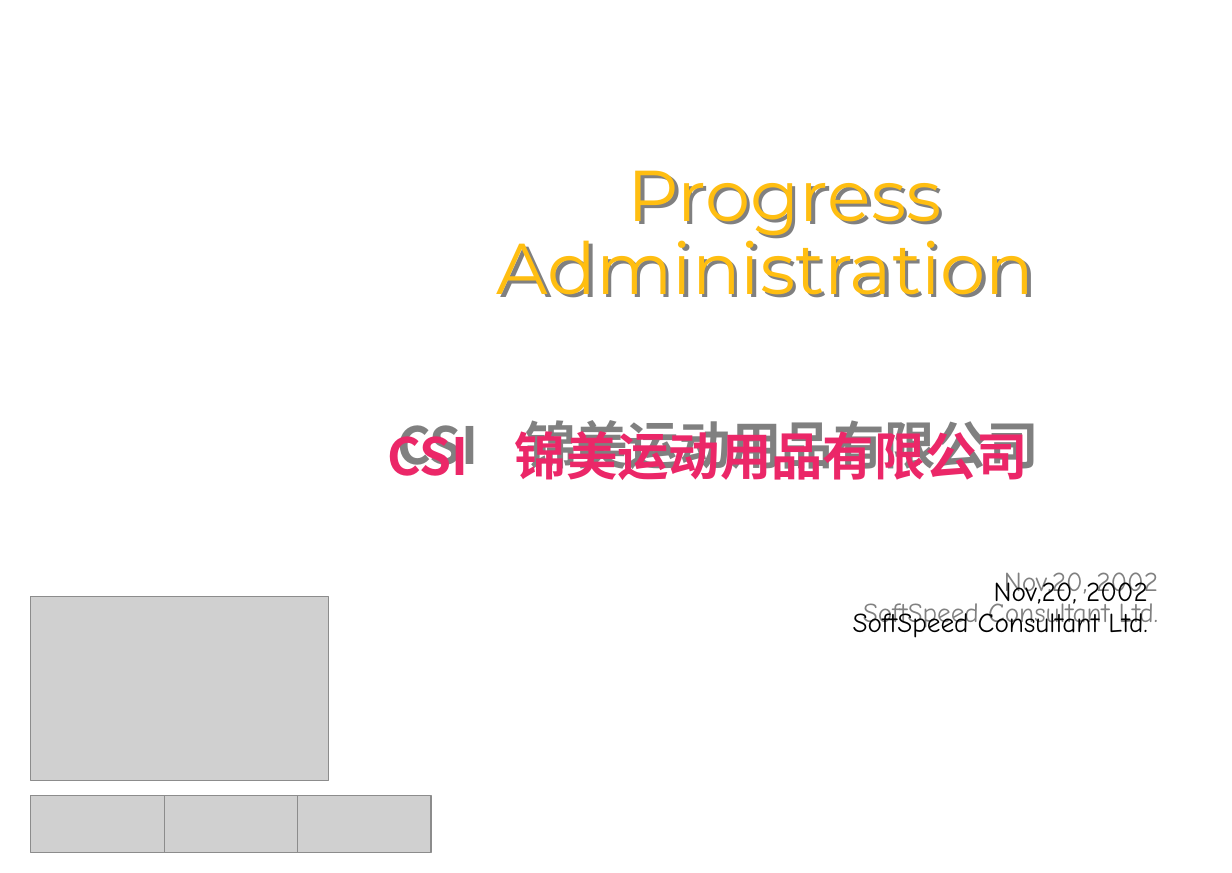
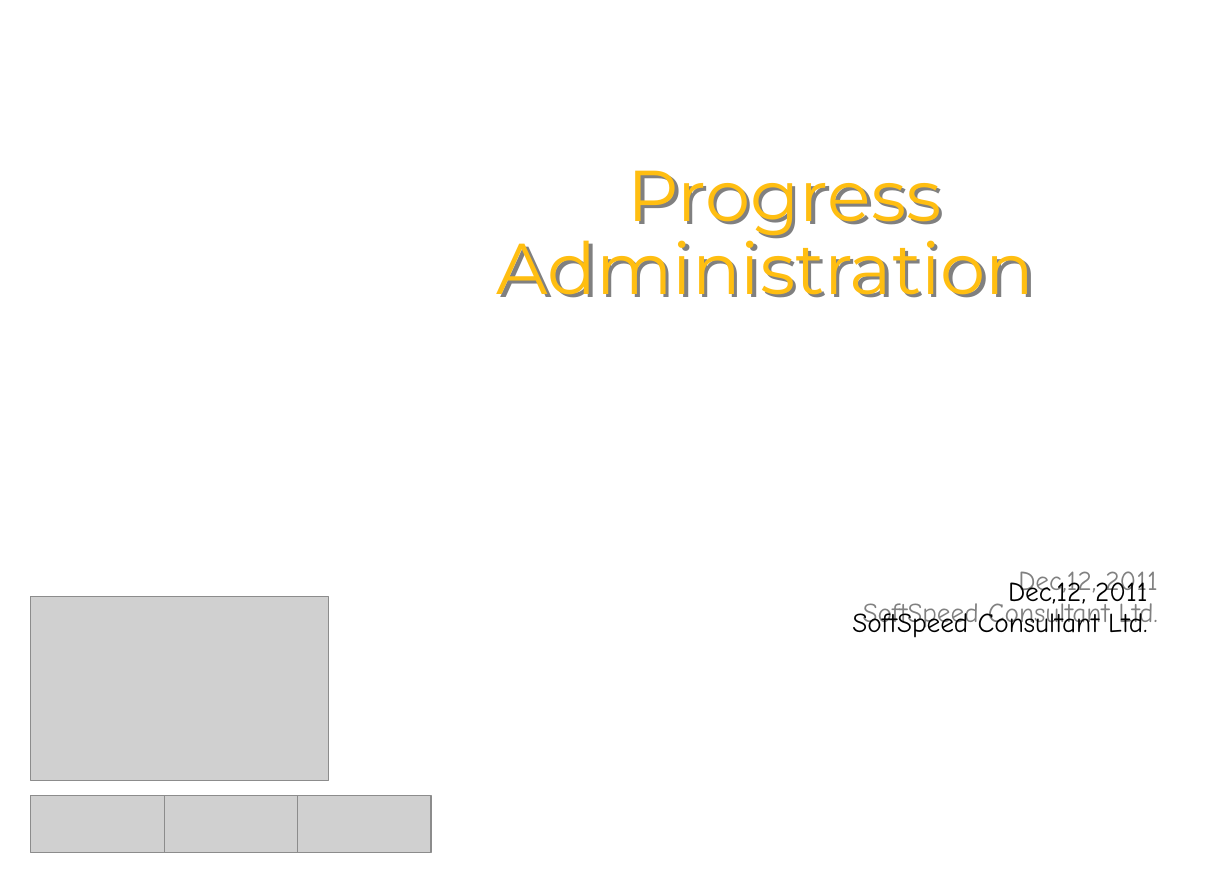
Before and after one commit to hubshi/liferecord, a slide deck: slide 1 of wiki/qadnote/Progress_Admin.ppt. Drawn at 1232x873 pixels with LibreOffice and Linux fonts; fonts in the diff are those of the drawing; grey boxes stand for pictures; background and template pictures are left out. Boxes give left, top, right and bottom in pixels: in the first picture for what was removed or moved away, otherwise in the second. Text is boxed around its words. In the diff, an @@ line names an element or a change of style, - is before the commit and + after.

```diff
--- a/wiki/qadnote/Progress_Admin.ppt
+++ b/wiki/qadnote/Progress_Admin.ppt
@@ subtitle at bbox=[1018, 571, 1148, 610]: text changed; size 30 to 16 pt; font Noto Sans CJK SC to Comic Neue; text colour #EB2768 to #000000; bold off @@
-CSI 锦美运动用品有限公司
-Nov,20, 2002
+Dec,12, 2011
```
Also in this commit, not shown: 5 other slides changed, 5 other files.
